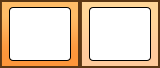
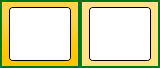
Layers edited between the first and the second 160 x 68 image:
added layer "Фигура 6 (копия) 3" above "Фигура 6" over [0, 0, 160, 68]
hid "Фигура 6" over [9, 7, 71, 61]
hid "Фигура 6 (копия)" over [89, 7, 151, 61]
hid "Фигура 1 (копия)", painted on it over [79, 0, 160, 68]
hid "Фигура 1", painted on it over [0, 0, 80, 68]
